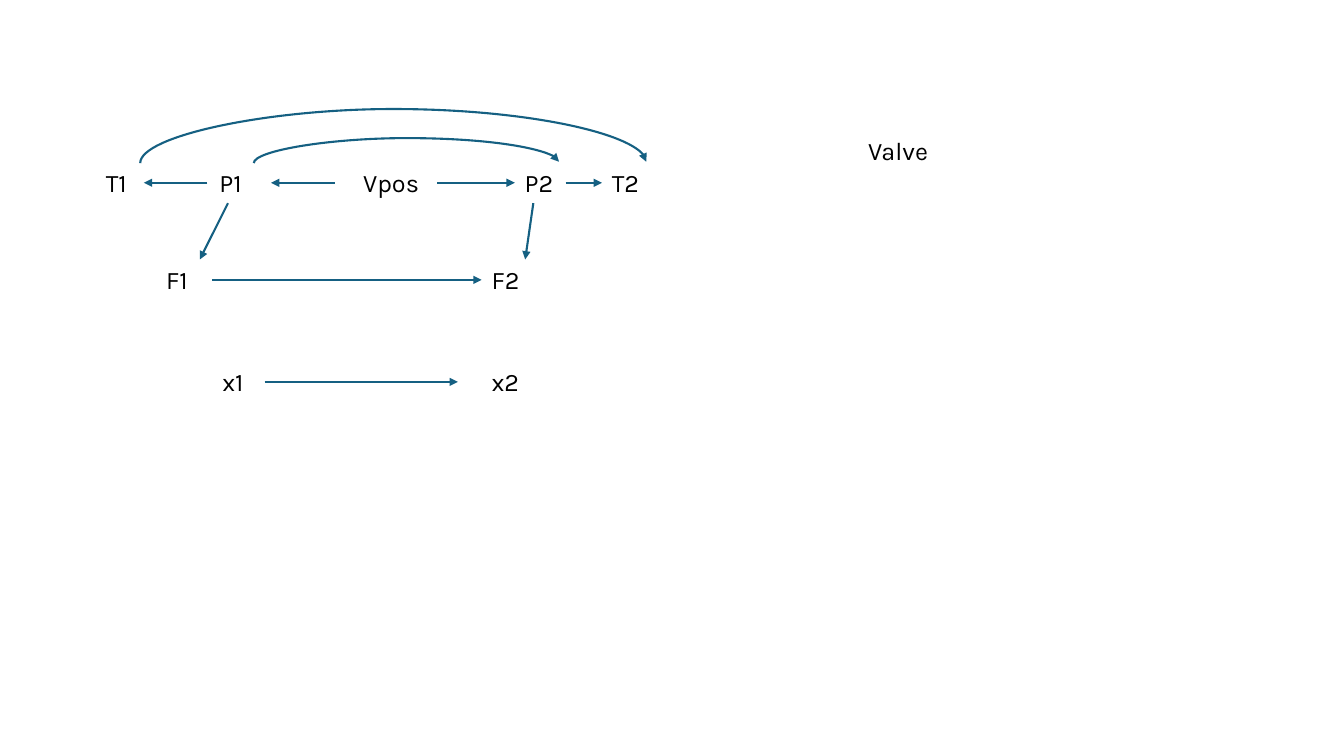
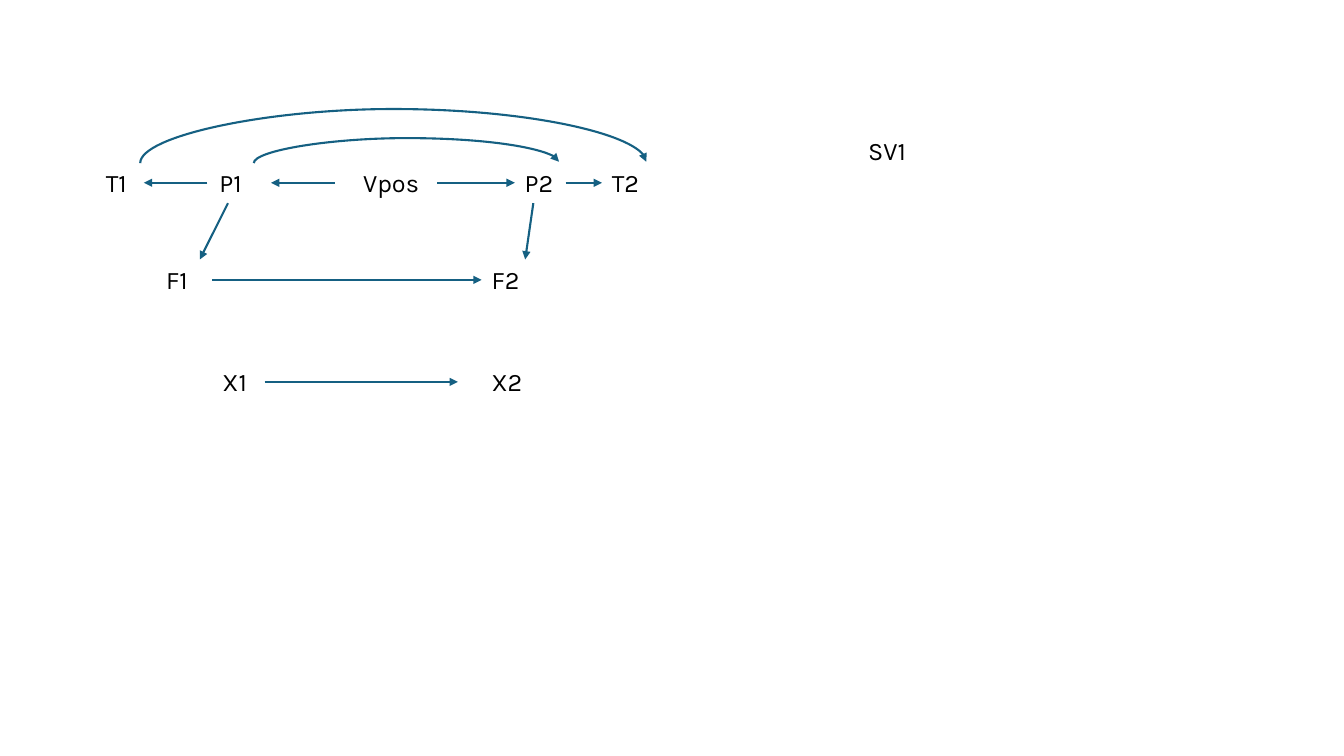
Before and after one commit to bdodd1/CPE440-Project---Graph-generation, a slide deck: slide 4 of Latent Subgraphs.pptx (slide 2 before the commit). Drawn at 1344x756 pixels with LibreOffice and Linux fonts; fonts in the diff are those of the drawing. Boxes give left, top, right and bottom in pixels: in the first picture for what was removed or moved away, otherwise in the second. Text is boxed around its words. In the diff, an @@ line names an element or a change of style, - is before the commit and + after.

```diff
--- a/Latent Subgraphs.pptx
+++ b/Latent Subgraphs.pptx
@@ text at [868, 144, 906, 161]: text changed @@
-Valve
+SV1
@@ text at [222, 375, 246, 391]: text changed @@
-x1
+X1
@@ text at [492, 375, 523, 391]: text changed @@
-x2
+X2
```
Also in this commit, not shown: 2 other slides changed, 10 slides added.
